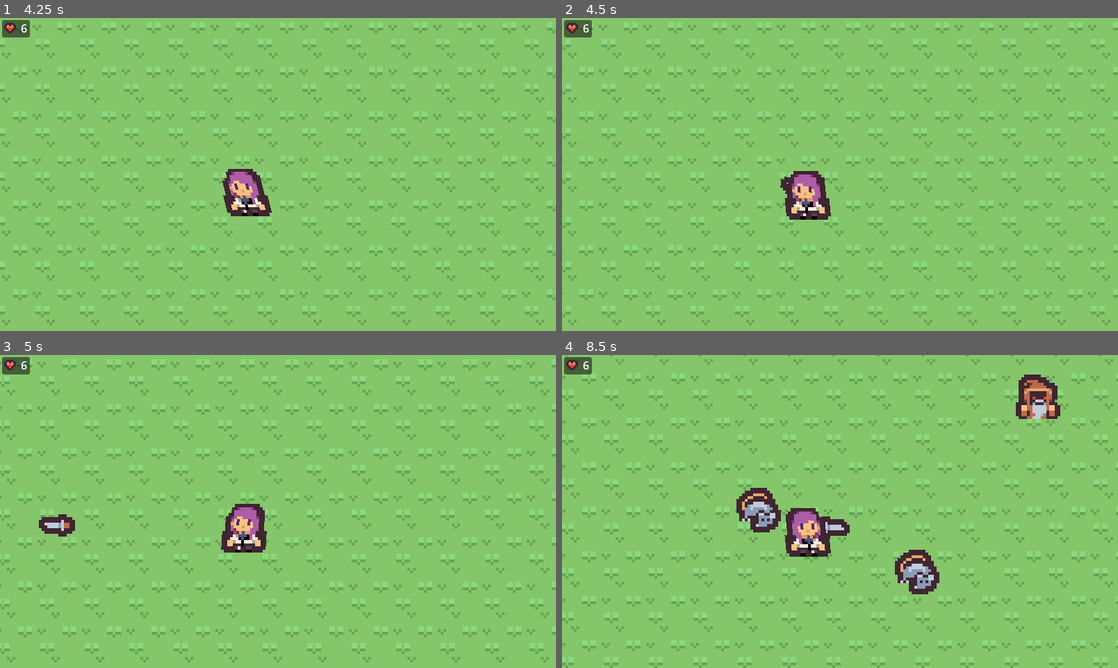
Above: before the commit, frames 1-4 (two rows, left to right).
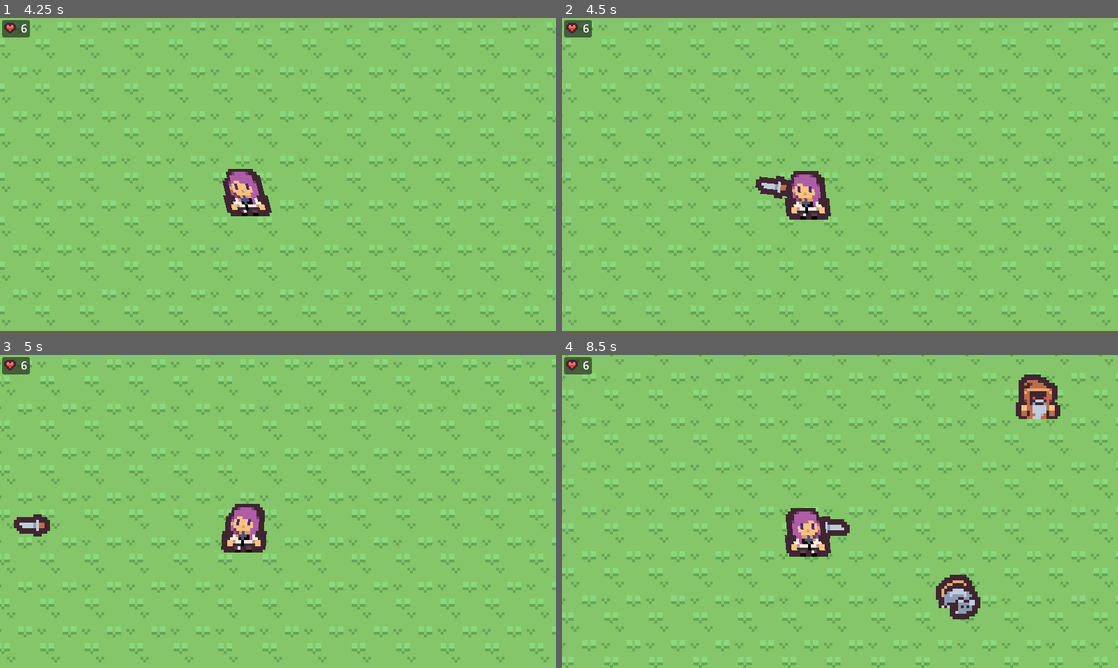
Above: after the commit, the same moments.

Repository: clNum74/project-hj5-1
Game: Godot game, scene res://Components/main.tscn
Two runs of this game, one before a commit and one after it. Both use one fixed random seed, a clock stepped at 60 frames per second and the inputs below.
Inputs:
- Up to frame 1 (4.25 s): tap Enter at 0.5 s; hold Right (move_right) 0.53-1.28 s; hold X (ranged_attack) 0.53-1.28 s; hold Down (move_down) 1.28-2.03 s; tap X (ranged_attack) at 1.35, 2.85 s; hold Right (move_right) 2.03-2.78 s; hold X (ranged_attack) 2.03-2.78 s; hold Up (move_up) 2.78-3.53 s; hold Left (move_left) from 3.53 s (still down); hold X (ranged_attack) from 3.53 s (still down)
- Up to frame 2 (4.5 s): keep holding Left (move_left); release X (ranged_attack) at 4.28 s; tap X (ranged_attack) at 4.35 s
- Up to frame 3 (5 s): keep holding Left (move_left)
- Up to frame 4 (8.5 s): release Left (move_left) at 5.03 s; hold Down (move_down) 5.03-5.78 s; hold X (ranged_attack) 5.03-5.78 s; hold Right (move_right) 5.78-6.53 s; tap X (ranged_attack) at 5.85, 7.35 s; hold Up (move_up) 6.53-7.28 s; hold X (ranged_attack) 6.53-7.28 s; hold Right (move_right) 7.28-8.03 s; hold Down (move_down) from 8.03 s (still down); hold X (ranged_attack) from 8.03 s (still down)

Frame 1 is identical in both runs. In frame 2, 0.3% of the frame differs, in the area x 34-42%, y 50-58%; in frame 3, 0.6%; in frame 4, 2.6%, in the area x 31-76%, y 42-85%.

Commit message:
commit for github

Diff:
--- a/Components/enemy/enemy_rat.tscn
+++ b/Components/enemy/enemy_rat.tscn
@@ -110,7 +110,7 @@
 }
 
 [sub_resource type="CircleShape2D" id="CircleShape2D_ijdjb"]
-radius = 66.5075
+radius = 38.0526
 
 [node name="Enemy_Rat" type="CharacterBody2D"]
 scale = Vector2(2, 2)
--- a/Components/main.tscn
+++ b/Components/main.tscn
@@ -29,5 +29,5 @@
 [node name="Enemy_Wizard" parent="." instance=ExtResource("6_237hu")]
 position = Vector2(540, 135)
 
-[node name="Enemy_Rat" parent="." instance=ExtResource("7_720tc")]
-position = Vector2(328, 374)
+[node name="Enemy_Rat" parent="." instance=ExtResource("7_1bu16")]
+position = Vector2(243, 422)
--- a/Components/player/player.gd
+++ b/Components/player/player.gd
@@ -87,7 +87,7 @@
 	if sprite2d.flip_h == false:
 		new_knife.global_position
 	else:
-		new_knife.global_position = Vector2(%KnifePoint.global_position.x - (%KnifePoint.position.x * 2), %KnifePoint.global_position.y)
+		new_knife.global_position = Vector2(%KnifePoint.global_position.x - (%KnifePoint.position.x * 2 * self.scale.x), %KnifePoint.global_position.y)
 		new_knife.rotate(135.1)
 	new_knife.play_throw_knife_animation()
 
--- a/Components/weapon/scythe.tscn
+++ b/Components/weapon/scythe.tscn
@@ -7,7 +7,7 @@
 radius = 8.0
 
 [node name="Scythe" type="Area2D"]
-scale = Vector2(2, 2)
+scale = Vector2(1.5, 1.5)
 script = ExtResource("1_xf3o7")
 
 [node name="Sprite2D" type="Sprite2D" parent="."]
Not shown: 1 places in Components/main.tscn that only renumber resources
